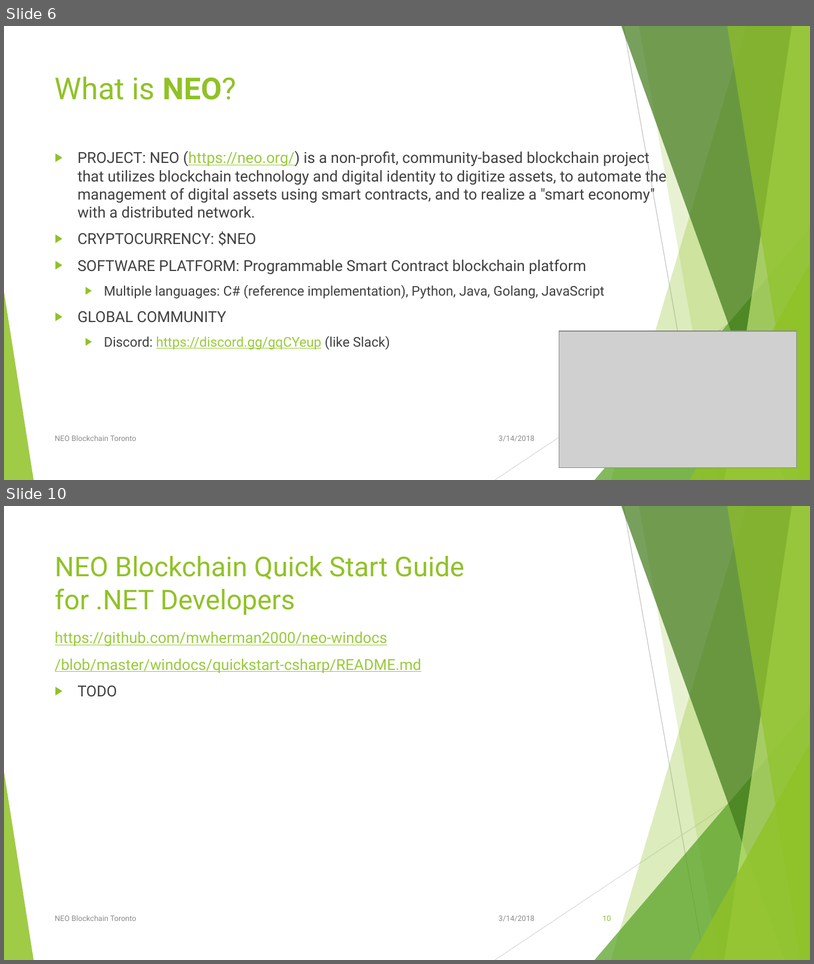
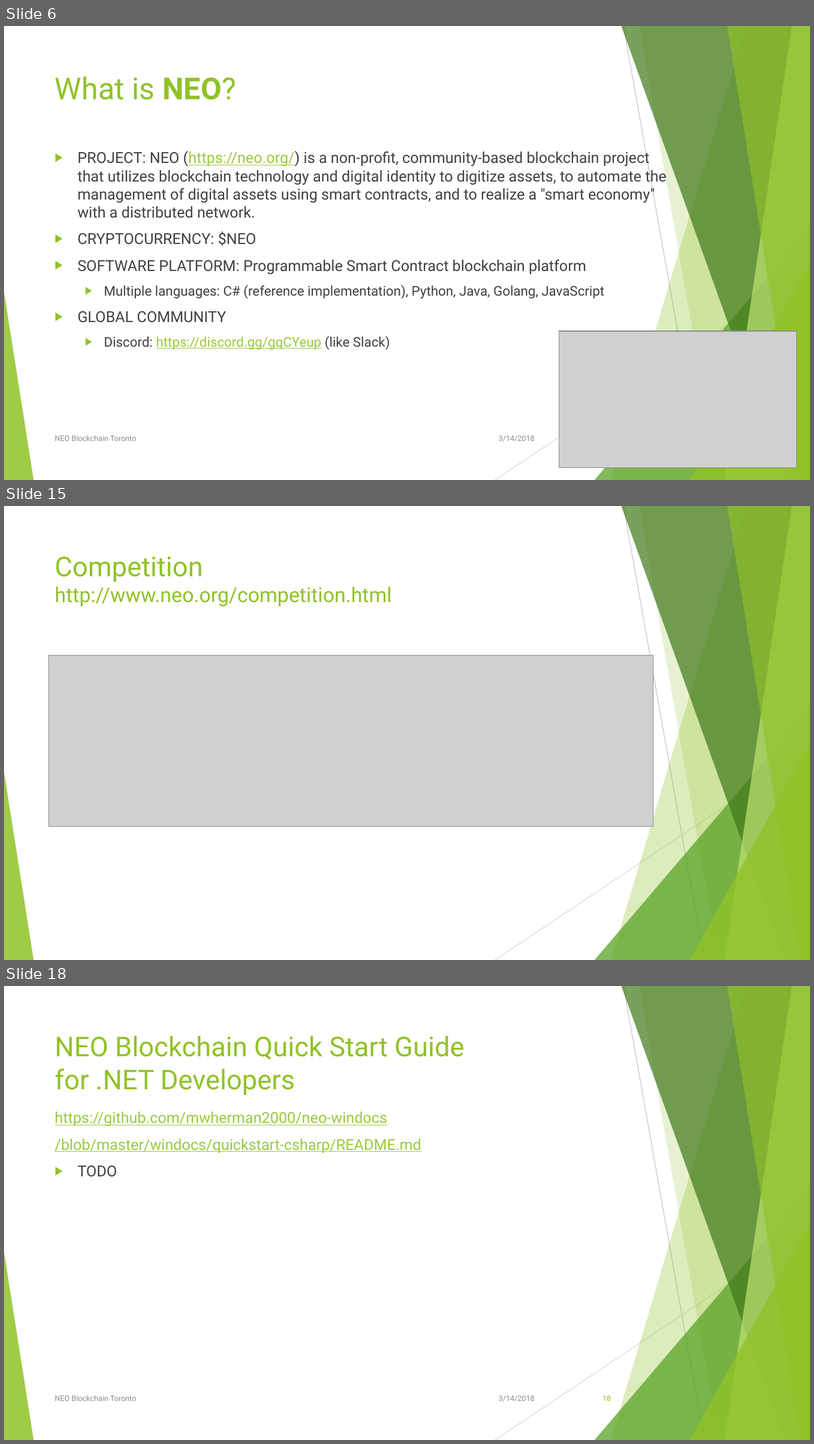
Before and after one commit to mwherman2000/neo-windocs, a slide deck: events/2018-neo-blockchain-toronto/NEO Blockchain-Toronto-20180314 Meetup.pptx. Shown one above the other, each under a label of ours: slides 6 and 10 before the commit, slides 6, 15 and 18 after it; the slides between them are not shown. The pictures are 814x964 and 814x1444 pixels, drawn with LibreOffice and Linux fonts; fonts in the diff are those of the drawing; grey boxes stand for pictures. Boxes give left, top, right and bottom in pixels: in the first picture for what was removed or moved away, otherwise in the second. Text is boxed around its words. In the diff, an @@ line names an element or a change of style, - is before the commit and + after.

```diff
--- a/events/2018-neo-blockchain-toronto/NEO Blockchain-Toronto-20180314 Meetup.pptx
+++ b/events/2018-neo-blockchain-toronto/NEO Blockchain-Toronto-20180314 Meetup.pptx
@@ slide 15 added at bbox=[4, 506, 810, 960], background #FFFFFF; not listed: 10 template elements that a slide beside it also shows @@
@@ title added at bbox=[55, 556, 392, 606], 24.3 pt, text #90C226 @@
+Competition
+http://www.neo.org/competition.html
@@ picture added at bbox=[49, 655, 654, 826] @@
@@ what was slide 10 is now slide 18 @@
@@ page number at bbox=[603, 1395, 611, 1401]: text changed @@
-10
+18
```
Also in this commit, not shown: 2 slides changed, 8 other slides added, 1 slide removed.
